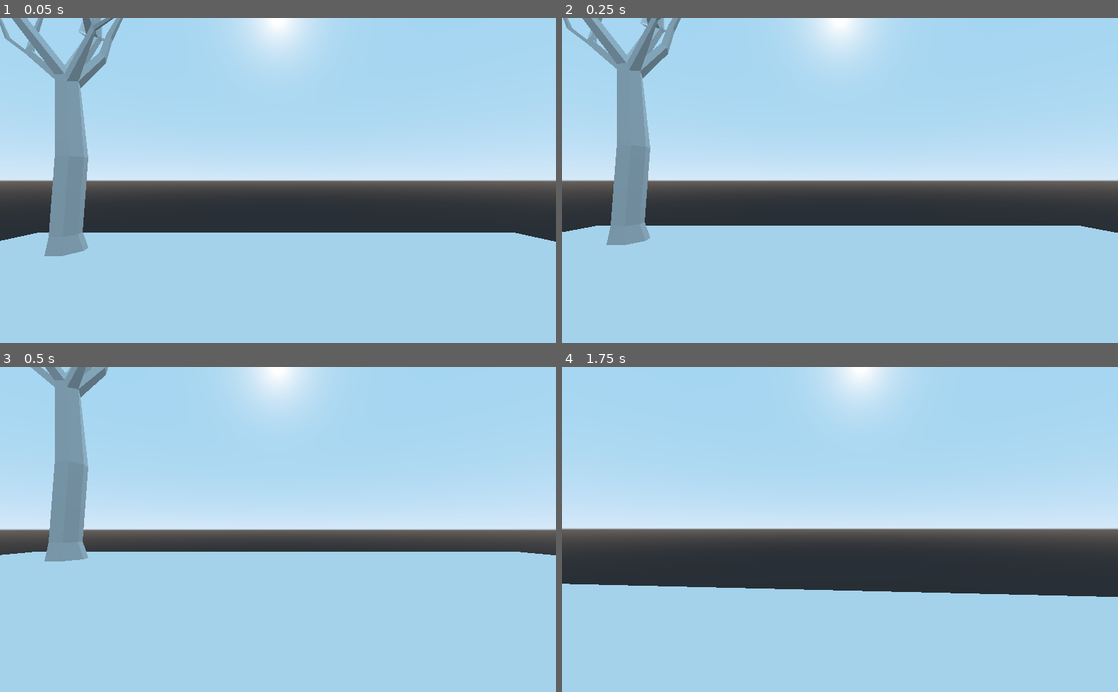
Above: before the commit, frames 1-4 (two rows, left to right).
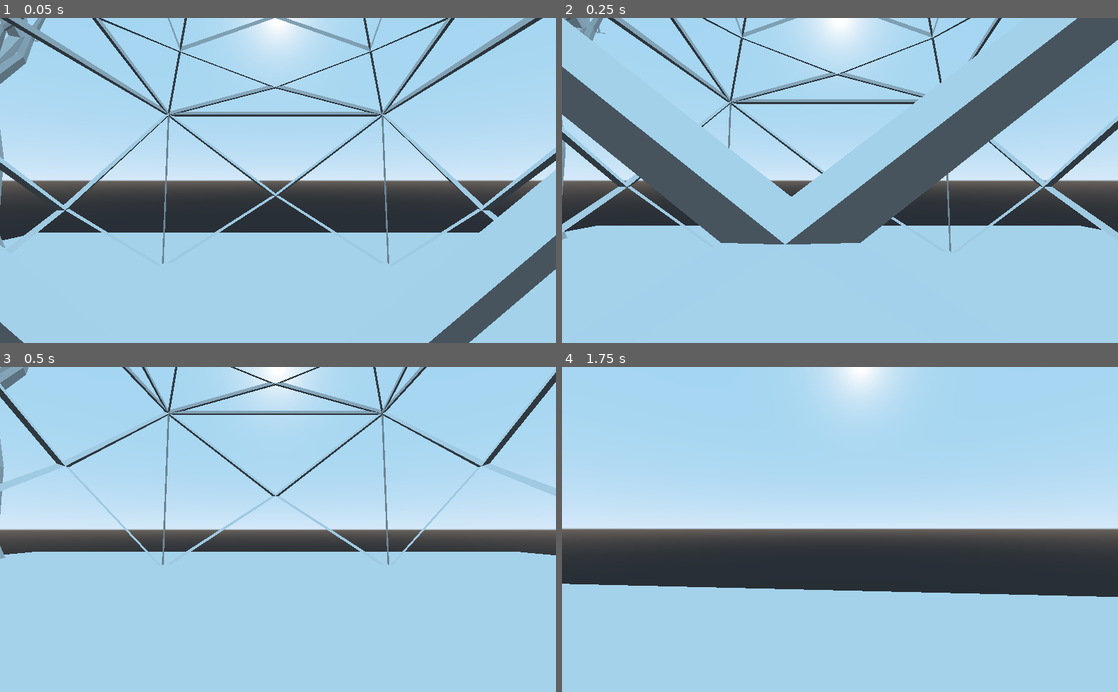
Above: after the commit, the same moments.

Repository: Sento920/studious-carnival
Game: Godot game, scene res://Scenes/Starting.tscn
The game is run twice, just before and just after one commit, with the same random seed, the same clock (stepped at 60 frames per second) and the same inputs.
Inputs (mouse positions are in pixels of both pictures, inside the frame that each line leads up to):
- Up to frame 1 (0.05 s): no input
- Up to frame 2 (0.25 s): no input
- Up to frame 3 (0.5 s): no input
- Up to frame 4 (1.75 s): move the mouse to (867, 529) at 0.52 s; hold W (ui_up) from 0.53 s (still down); move the mouse to (812, 529) at 1.27 s

The runs differ from the first frame. In frame 1, 15% of the frame differs, in the area x 0-100%, y 0-100%; in frame 2, 26%, in the area x 0-100%, y 0-73%; in frame 3, 7.8%; in frame 4, nothing differs.

Commit message:
New pylon added

Diff:
--- a/Scenes/Starting.tscn
+++ b/Scenes/Starting.tscn
@@ -1,10 +1,11 @@
-[gd_scene load_steps=6 format=2]
+[gd_scene load_steps=7 format=2]
 
 [ext_resource path="res://Scenes/Player.tscn" type="PackedScene" id=1]
 [ext_resource path="res://Assets/Tree1Test.glb" type="PackedScene" id=2]
 [ext_resource path="res://Assets/Tree2test.glb" type="PackedScene" id=3]
 [ext_resource path="res://Scenes/Ground Tile.tscn" type="PackedScene" id=4]
 [ext_resource path="res://Assets/tree3test.glb" type="PackedScene" id=5]
+[ext_resource path="res://Assets/pylon1.glb" type="PackedScene" id=6]
 
 [node name="Spatial" type="Spatial"]
 
@@ -20,7 +21,10 @@
 transform = Transform( 1, 0, 0, 0, 1, 0, 0, 0, 1, -4.94652, 5.38276, 16.3914 )
 
 [node name="Tree1Test2" parent="." instance=ExtResource( 2 )]
-transform = Transform( 1, 0, 0, 0, 1, 0, 0, 0, 1, -16.0298, -0.143701, -18.7143 )
+transform = Transform( 1, 0, 0, 0, 1, 0, 0, 0, 1, -22.801, -0.143701, -18.7143 )
 
 [node name="tree3test" parent="." instance=ExtResource( 5 )]
-transform = Transform( 3, 0, 0, 0, 3, 0, 0, 0, 3, -17.2014, 0, 6.23521 )
+transform = Transform( 3, 0, 0, 0, 3, 0, 0, 0, 3, -17.2014, 0, 17.2268 )
+
+[node name="pylon1" parent="." instance=ExtResource( 6 )]
+transform = Transform( 0.5, 0, 0, 0, 0.5, 0, 0, 0, 0.5, 0, 14.154, -8.82145 )
Binary file added: Assets/pylon1.glb
Not shown, added: Assets/pylon1.glb.import
